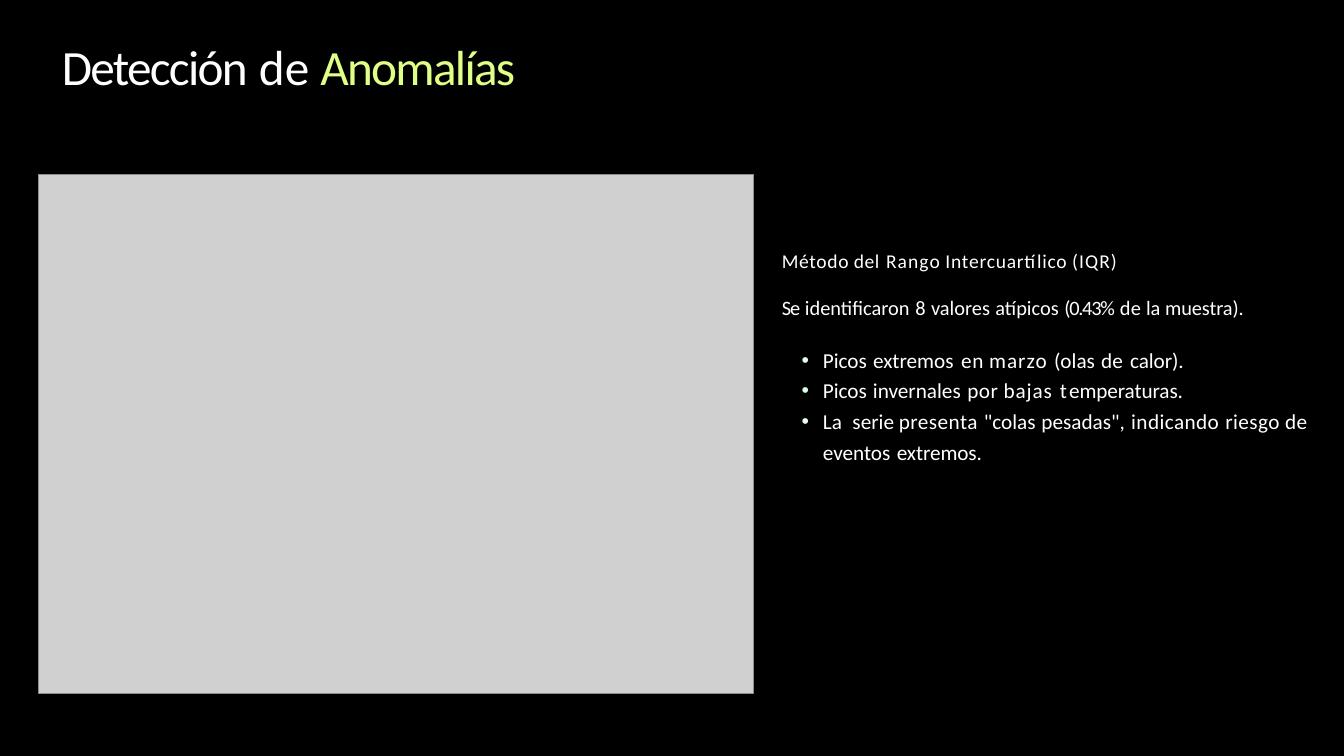
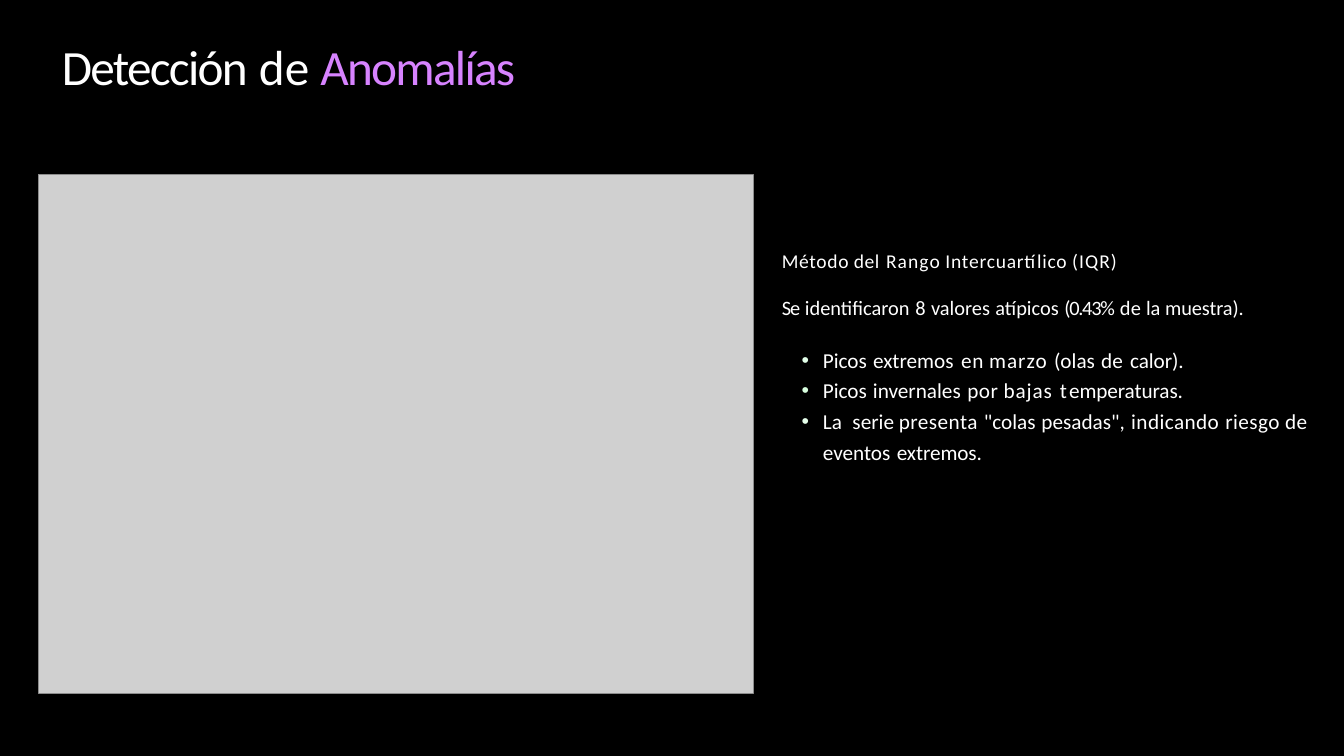
Before and after one commit to alexisbarnique/ceia-ast-tpf, a slide deck: slide 3 of Pronóstico de Demanda Eléctrica GBA.pptx. Drawn at 1344x756 pixels with LibreOffice and Linux fonts; fonts in the diff are those of the drawing; grey boxes stand for pictures. Boxes give left, top, right and bottom in pixels: in the first picture for what was removed or moved away, otherwise in the second. Text is boxed around its words. In the diff, an @@ line names an element or a change of style, - is before the commit and + after.

```diff
--- a/Pronóstico de Demanda Eléctrica GBA.pptx
+++ b/Pronóstico de Demanda Eléctrica GBA.pptx
@@ title "Detección de Anomalías" at (x1=62, y1=50, x2=515, y2=86): text colour #DFFF87 to #D783FF in "Anomalías" @@
```
Also in this commit, not shown: 9 other slides changed.
